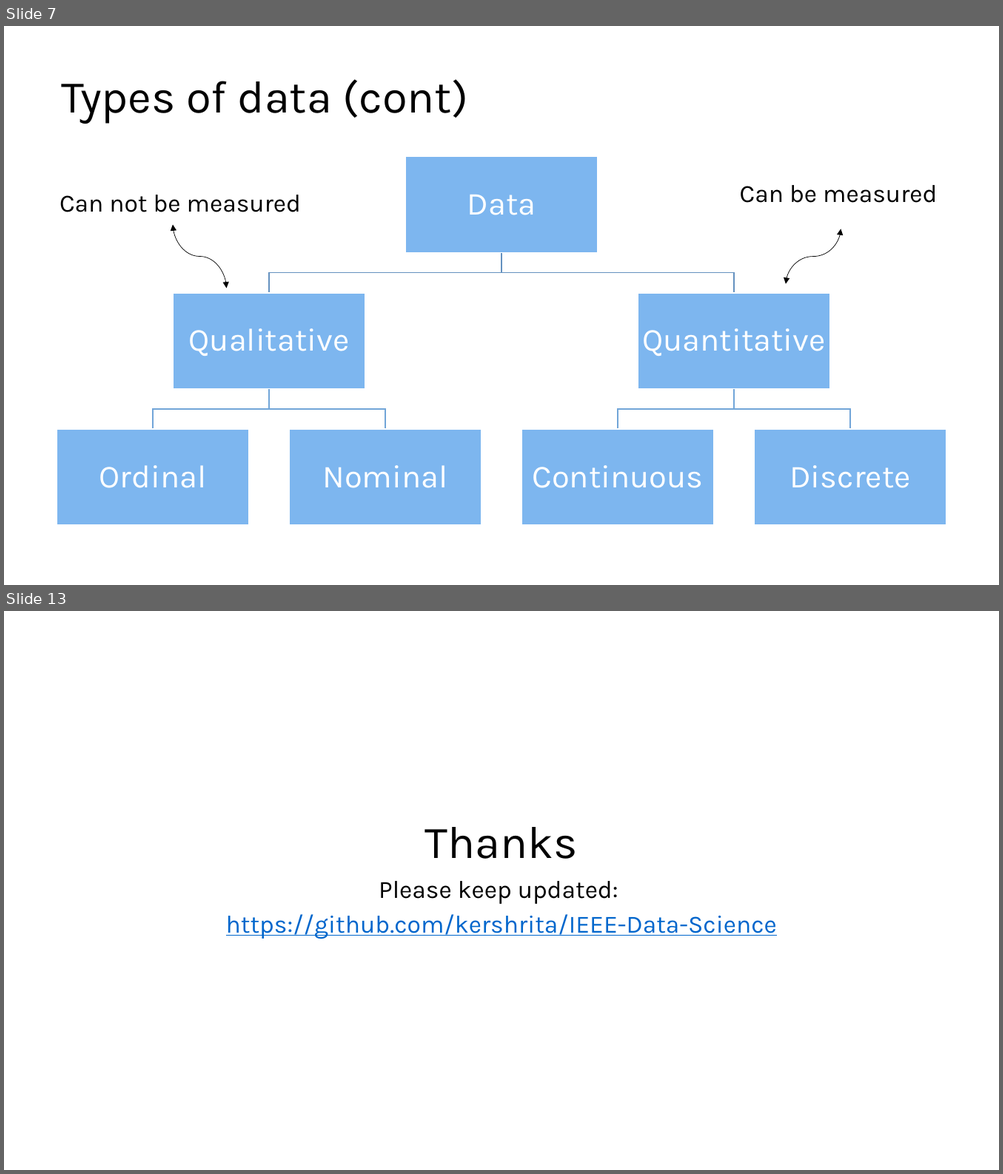
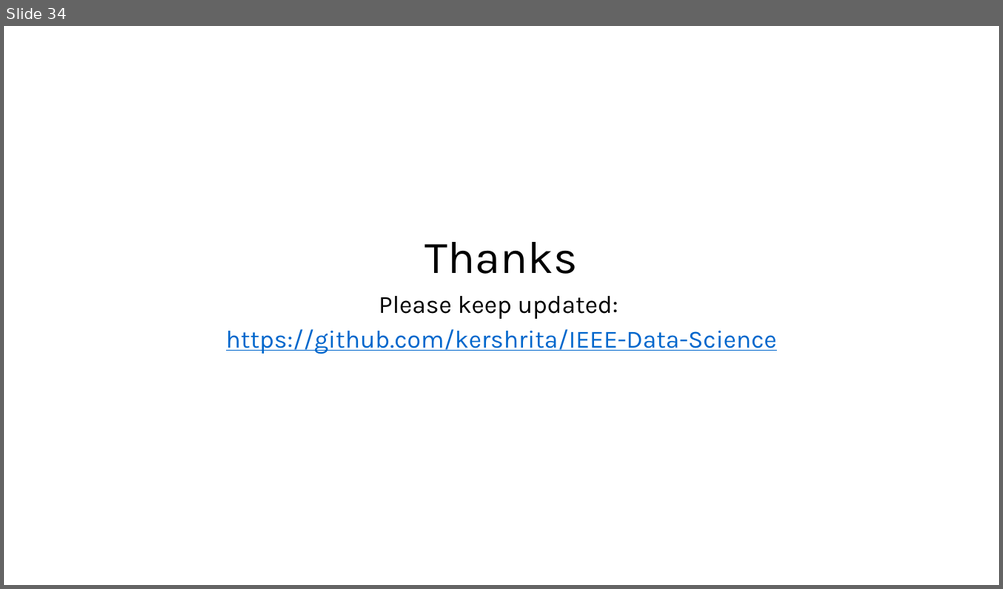
Before and after one commit to kershrita/Data-Science-Roadmap, a slide deck: slides/Session 02 - Introduction to Statistics.pptx. Shown one above the other, each under a label of ours: slides 7 and 13 before the commit, slide 34 after it; the slides between them are not shown. The pictures are 1003x1174 and 1003x589 pixels, drawn with LibreOffice and Linux fonts; fonts in the diff are those of the drawing. Boxes give left, top, right and bottom in pixels: in the first picture for what was removed or moved away, otherwise in the second. Text is boxed around its words. In the diff, an @@ line names an element or a change of style, - is before the commit and + after.

```diff
--- a/slides/Session 02 - Introduction to Statistics.pptx
+++ b/slides/Session 02 - Introduction to Statistics.pptx
@@ slide 7 removed at [4, 26, 999, 585], background #FFFFFF @@
@@ title removed at [61, 79, 468, 124] @@
-Types of data (cont)
@@ text removed at [60, 195, 301, 212] @@
-Can not be measured
@@ text removed at [740, 185, 936, 203] @@
-Can be measured
@@ curved double arrow removed from (226, 289) to (173, 224) @@
@@ curved double arrow removed from (786, 284) to (840, 229) @@
@@ group removed at [57, 156, 945, 526]: 7 rectangles, 7 texts, 6 freeform shapes @@
-Data
-Qualitative
-Ordinal
-Nominal
-Quantitative
-Continuous
-Discrete
@@ what was slide 13 is now slide 34 @@
```
Also in this commit, not shown: 9 slides changed, 23 slides added, 1 other slide removed.
